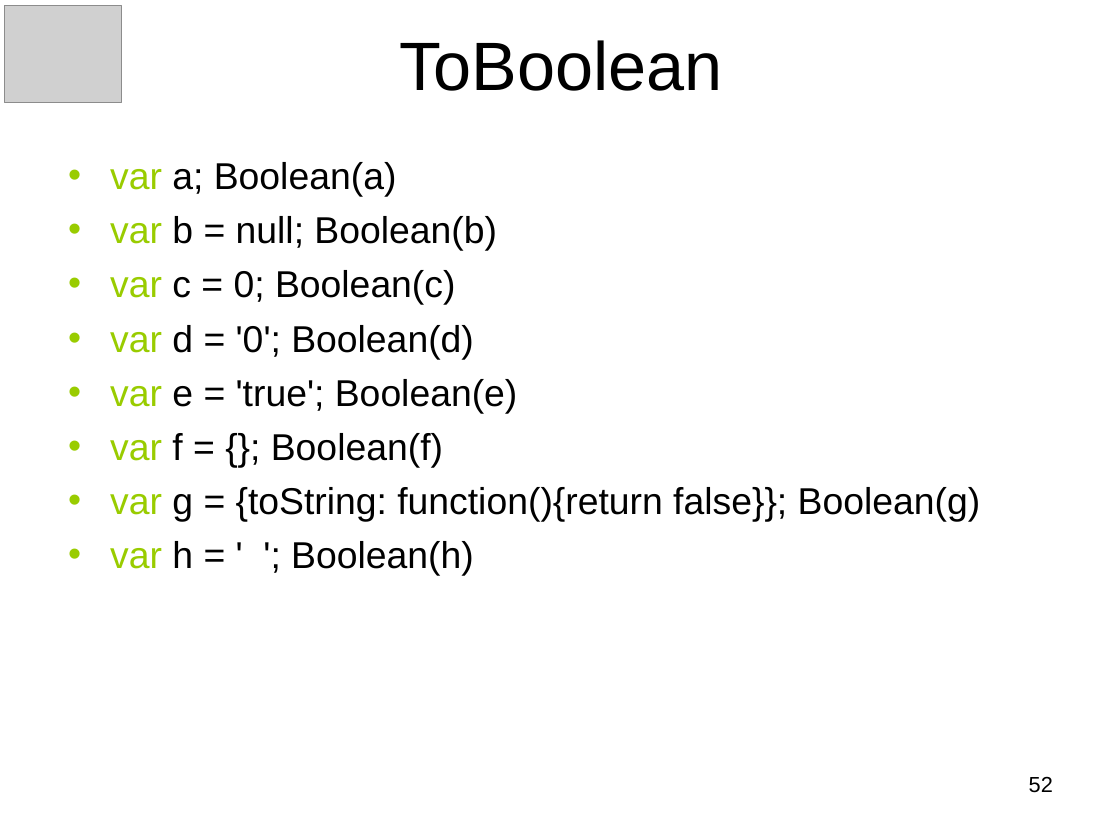
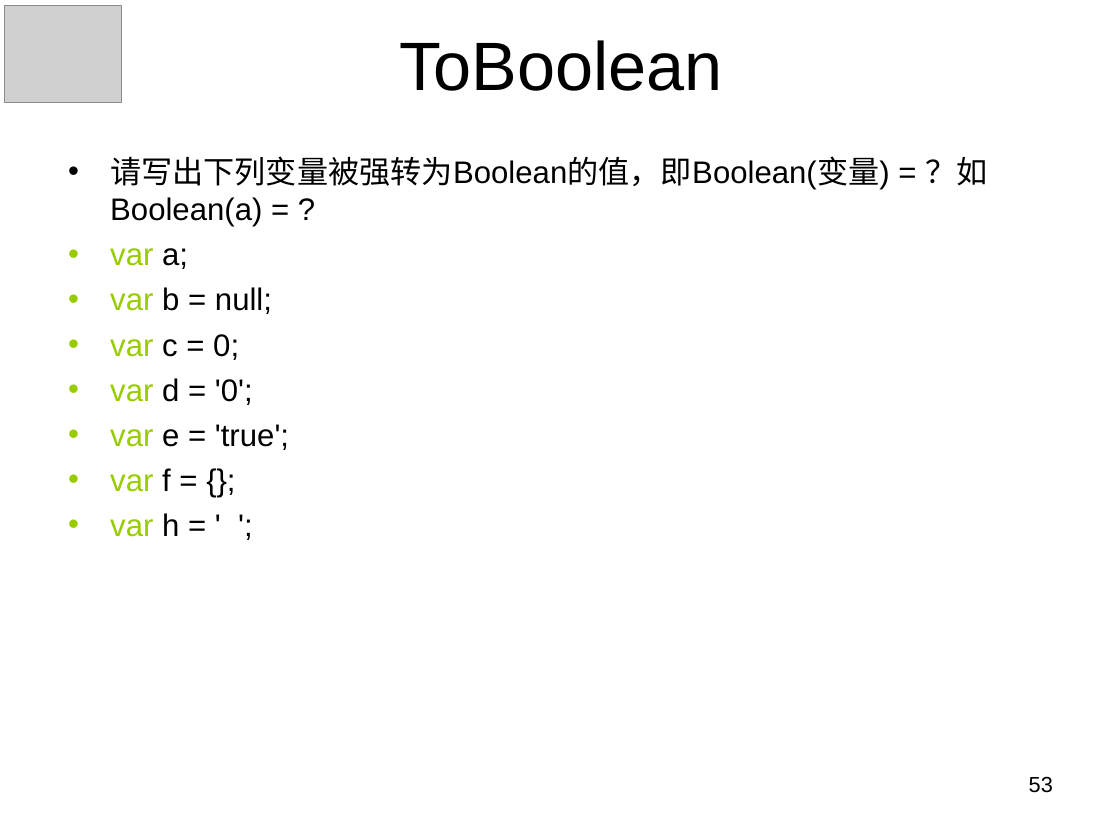
Before and after one commit to panxuepeng/javascript, a slide deck: slide 53 of ppt/1-1（第一天课程）.ppt (slide 52 before the commit). Drawn at 1120x840 pixels with LibreOffice and Linux fonts; fonts in the diff are those of the drawing; grey boxes stand for pictures. Boxes give left, top, right and bottom in pixels: in the first picture for what was removed or moved away, otherwise in the second. Text is boxed around its words. In the diff, an @@ line names an element or a change of style, - is before the commit and + after.

```diff
--- a/ppt/1-1（第一天课程）.ppt
+++ b/ppt/1-1（第一天课程）.ppt
@@ text at (110,156,987,537): text changed; size 24 to 20 pt @@
-• var a; Boolean(a)
-• var b = null; Boolean(b)
-• var c = 0; Boolean(c)
-• var d = '0'; Boolean(d)
-• var e = 'true'; Boolean(e)
-• var f = {}; Boolean(f)
-• var g = {toString: function(){return false}}; Boolean(g)
-• var h = ' '; Boolean(h)
+• 请写出下列变量被强转为Boolean的值，即Boolean(变量) = ？如Boolean(a) = ?
+• var a;
+• var b = null;
+• var c = 0;
+• var d = '0';
+• var e = 'true';
+• var f = {};
+• var h = ' ';
@@ page number at (1029,776,1053,793): text changed @@
-52
+53
```
Also in this commit, not shown: 11 other slides changed, 5 slides added, 2 slides removed.
